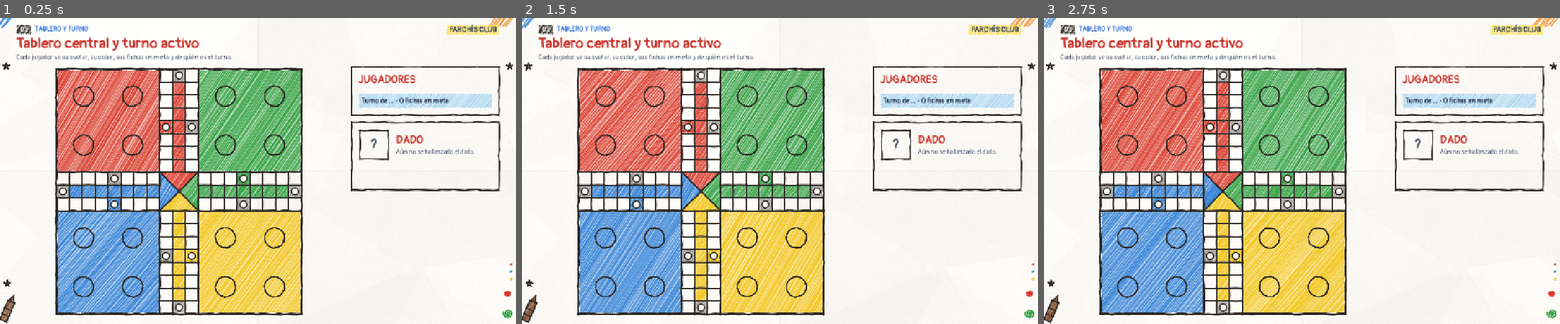
Above: before the commit, frames 1-3 (left to right).
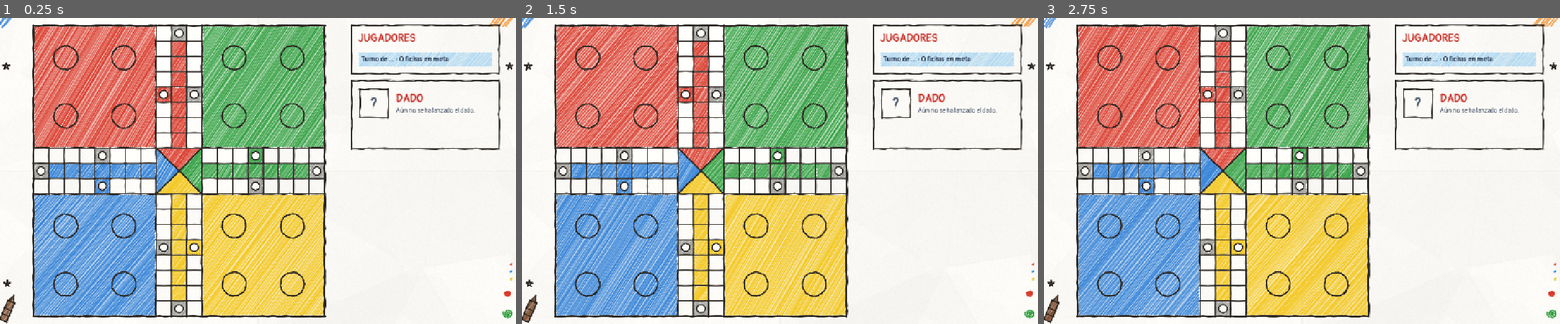
Above: after the commit, the same moments.

Repository: Darorico/parch-s-equipo-4-
Game: Godot game, scene res://views/escenas/vista_tablero.tscn
The game is run twice, just before and just after one commit, with the same random seed, the same clock (stepped at 60 frames per second) and the same inputs. This scene is started directly instead of the project's main scene.
Inputs (mouse positions are in pixels of both pictures, inside the frame that each line leads up to):
- Up to frame 1 (0.25 s): no input
- Up to frame 2 (1.5 s): move the mouse to (702, 192) at 0.52 s; click (702, 192) at 0.67 s; tap Enter at 1.25 s; move the mouse to (893, 143) at 1.27 s; click (893, 143) at 1.42 s
- Up to frame 3 (2.75 s): move the mouse to (1353, 103) at 2.02 s; click (1353, 103) at 2.17 s

The runs differ from the first frame. In frame 1, 48% of the frame differs, in the area x 3-97%, y 2-98%; in frame 2, 48%; in frame 3, 47%.

Commit message:
Pantalla del tablero sin títulos (como la dejó el equipo); el código funciona con o sin encabezado

Diff:
--- a/views/escenas/vista_tablero.tscn
+++ b/views/escenas/vista_tablero.tscn
@@ -14,28 +14,6 @@
 
 [sub_resource type="ShaderMaterial" id="ShaderMaterial_8nco3"]
 shader = ExtResource("2_k34fd")
-
-[sub_resource type="StyleBox" id="StyleBox_vqib8"]
-resource_local_to_scene = false
-resource_name = ""
-content_margin_left = 10.0
-content_margin_top = 3.0
-content_margin_right = 10.0
-content_margin_bottom = 3.0
-script = ExtResource("5_8tpvt")
-relleno = Color(0.16862746, 0.14901961, 0.13333334, 1)
-borde = Color(1, 1, 1, 0)
-
-[sub_resource type="StyleBox" id="StyleBox_7vv2a"]
-resource_local_to_scene = false
-resource_name = ""
-content_margin_left = 8.0
-content_margin_top = 2.0
-content_margin_right = 8.0
-content_margin_bottom = 2.0
-script = ExtResource("5_8tpvt")
-relleno = Color(1, 0.88235295, 0.3019608, 0.8)
-borde = Color(1, 1, 1, 0)
 
 [node name="VistaTablero" type="Control"]
 layout_mode = 3
@@ -72,66 +50,6 @@
 layout_mode = 2
 theme_override_constants/separation = 10
 
-[node name="Encabezado" type="HBoxContainer" parent="Contenido/Columna"]
-unique_name_in_owner = true
-layout_mode = 2
-
-[node name="Columna" type="VBoxContainer" parent="Contenido/Columna/Encabezado"]
-layout_mode = 2
-size_flags_horizontal = 3
-theme_override_constants/separation = 0
-
-[node name="Fila" type="HBoxContainer" parent="Contenido/Columna/Encabezado/Columna"]
-layout_mode = 2
-theme_override_constants/separation = 8
-
-[node name="PildoraNumero" type="PanelContainer" parent="Contenido/Columna/Encabezado/Columna/Fila"]
-layout_mode = 2
-size_flags_vertical = 4
-mouse_filter = 2
-theme_override_styles/panel = SubResource("StyleBox_vqib8")
-
-[node name="Numero" type="Label" parent="Contenido/Columna/Encabezado/Columna/Fila/PildoraNumero"]
-layout_mode = 2
-theme_override_fonts/font = ExtResource("6_lua3w")
-theme_override_font_sizes/font_size = 14
-theme_override_colors/font_color = Color(0.9843137, 0.98039216, 0.9647059, 1)
-text = "03"
-
-[node name="Seccion" type="Label" parent="Contenido/Columna/Encabezado/Columna/Fila"]
-layout_mode = 2
-theme_override_fonts/font = ExtResource("6_lua3w")
-theme_override_font_sizes/font_size = 16
-theme_override_colors/font_color = Color(0.18431373, 0.43529412, 0.8392157, 1)
-text = "TABLERO Y TURNO"
-
-[node name="Titulo" type="Label" parent="Contenido/Columna/Encabezado/Columna"]
-layout_mode = 2
-theme_override_fonts/font = ExtResource("6_lua3w")
-theme_override_font_sizes/font_size = 36
-theme_override_colors/font_color = Color(0.78431374, 0.19215687, 0.16470589, 1)
-text = "Tablero central y turno activo"
-
-[node name="Subtitulo" type="Label" parent="Contenido/Columna/Encabezado/Columna"]
-layout_mode = 2
-theme_override_font_sizes/font_size = 17
-theme_override_colors/font_color = Color(0.30980393, 0.3529412, 0.43137255, 1)
-text = "Cada jugador ve su avatar, su color, sus fichas en meta y de quién es el turno."
-
-[node name="Logo" type="PanelContainer" parent="Contenido/Columna/Encabezado"]
-layout_mode = 2
-size_flags_horizontal = 0
-size_flags_vertical = 0
-mouse_filter = 2
-theme_override_styles/panel = SubResource("StyleBox_7vv2a")
-
-[node name="TextoParchisClub" type="Label" parent="Contenido/Columna/Encabezado/Logo"]
-layout_mode = 2
-theme_override_fonts/font = ExtResource("6_lua3w")
-theme_override_font_sizes/font_size = 18
-theme_override_colors/font_color = Color(0.13333334, 0.1882353, 0.2901961, 1)
-text = "PARCHÍS CLUB"
-
 [node name="Cuerpo" type="HBoxContainer" parent="Contenido/Columna"]
 layout_mode = 2
 size_flags_vertical = 3
--- a/views/estilo.gd
+++ b/views/estilo.gd
@@ -93,11 +93,15 @@
 	return panel
 
 
+## Si la pantalla no tiene encabezado (o le falta alguna parte), simplemente no hace nada.
 static func cambiar_encabezado(encabezado_actual: Control, numero: String, seccion: String, titulo: String, subtitulo: String) -> void:
-	encabezado_actual.find_child("Numero", true, false).text = numero.to_upper()
-	encabezado_actual.find_child("Seccion", true, false).text = seccion
-	encabezado_actual.find_child("Titulo", true, false).text = titulo
-	encabezado_actual.find_child("Subtitulo", true, false).text = subtitulo
+	if encabezado_actual == null:
+		return
+	for parte in [["Numero", numero.to_upper()], ["Seccion", seccion], ["Titulo", titulo], ["Subtitulo", subtitulo]]:
+		var label := encabezado_actual.find_child(parte[0], true, false) as Label
+		if label:
+			label.text = parte[1]
+
 
 
 static func vaciar(contenedor: Node) -> void:
--- a/views/vista_tablero.gd
+++ b/views/vista_tablero.gd
@@ -14,7 +14,8 @@
 @onready var tablero: TableroDibujo = %Tablero
 @onready var panel_jugadores: PanelJugadores = %PanelJugadores
 @onready var panel_acciones: PanelAcciones = %PanelAcciones
-@onready var _encabezado: Control = %Encabezado
+## Opcional: la pantalla del tablero va sin títulos para dejarle más espacio al tablero.
+@onready var _encabezado: Control = get_node_or_null("%Encabezado")
 
 var _mi_id := 0
 var _nombres := {}  # jugador_id -> nombre (de lo recibido en las señales)
